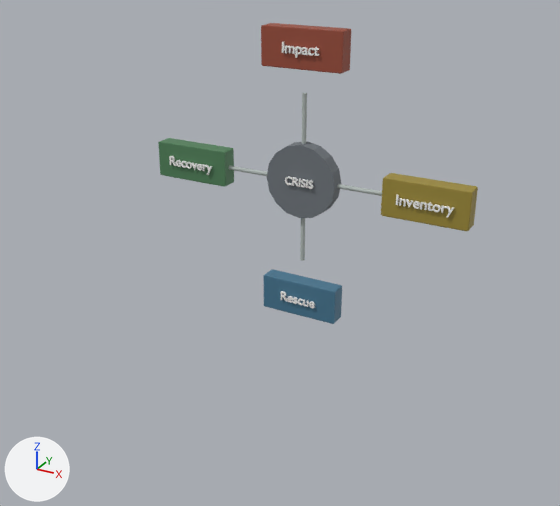
Renders of the Blender file assets/blender/phases-of-crisis.blend from each side of a commit.
Both versions are drawn from a 50 mm lens placed at (7.53, -14.79, 7.09), pointed at (-0.15, -0.82, 0.11). Every picture has the same lights, and +X, +Y and +Z are marked at lower left. The picture after the commit comes second.

The older version as bpy lines, for what is in view:
```python
me_hub_mesh = bpy.data.meshes.new('hub_mesh')
me_hub_mesh.from_pydata(...)  # a 16-sided cylinder along z spanning x -0.85..0.85, y -0.85..0.85, z -0.17..0.17
me_hub_mesh.materials.append(mat_hub_mat)  # grey #6f767c
me_impact_box_mesh = bpy.data.meshes.new('impact_box_mesh')
me_impact_box_mesh.from_pydata(...)  # a box spanning x -0.5..0.5, y -0.5..0.5, z -0.5..0.5
me_impact_box_mesh.materials.append(mat_impact_mat)  # brown #994c38
me_recovery_box_mesh = bpy.data.meshes.new('recovery_box_mesh')
me_recovery_box_mesh.from_pydata(...)  # a box spanning x -0.5..0.5, y -0.5..0.5, z -0.5..0.5
me_recovery_box_mesh.materials.append(mat_recovery_mat)  # green #508159
ob_hub = bpy.data.objects.new('hub', me_hub_mesh)
ob_hub.location = (0.0, 0.0, 1.6)
ob_hub.rotation_euler = (1.571, 0.0, 0.0)  # degrees (90, 0, 0)
ob_impact_box = bpy.data.objects.new('impact_box', me_impact_box_mesh)
ob_impact_box.location = (0.0, 0.0, 4.5)
ob_impact_box.scale = (1.9, 0.4, 0.85)
_m = ob_impact_box.modifiers.new('Bevel', 'BEVEL')
_m.width = 0.03
_m.width_pct = 0.03
_m.segments = 3
ob_recovery_box = bpy.data.objects.new('recovery_box', me_recovery_box_mesh)
ob_recovery_box.location = (-2.9, 0.0, 1.6)
ob_recovery_box.scale = (1.9, 0.4, 0.85)
_m = ob_recovery_box.modifiers.new('Bevel', 'BEVEL')
_m.width = 0.03
_m.width_pct = 0.03
_m.segments = 3
# also in view: 'inventory_box' at (2.9, 0.0, 1.6); 'rescue_box' at (0.0, 0.0, -1.3)
```
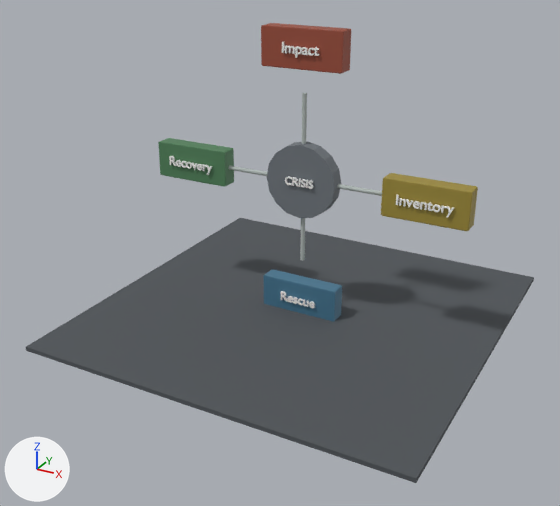
Location of each change, (x1, y1, x2, y2) in pixels of the pictures (560 x 506 px):
'floor', added
    after: (26, 218, 534, 483)

Diff of the bpy script that builds the scene:
```diff
--- a/assets/blender/phases-of-crisis.blend.py
+++ b/assets/blender/phases-of-crisis.blend.py
@@ mat_floor_mat @@
+mat_floor_mat = principled_material('floor_mat')
+mat_floor_mat.base_color = (0.08, 0.09, 0.1)  # dark grey #505559
+mat_floor_mat.roughness = 0.9
@@ me_floor_mesh @@
+me_floor_mesh.from_pydata(...)  # a box spanning x -0.5..0.5, y -0.5..0.5, z -0.5..0.5
+me_floor_mesh.materials.append(mat_floor_mat)  # dark grey #505559
@@ ob_floor @@
+ob_floor = bpy.data.objects.new('floor', me_floor_mesh)
+ob_floor.location = (0.0, 0.0, -1.7)
+ob_floor.scale = (9.0, 9.0, 0.1)
```
